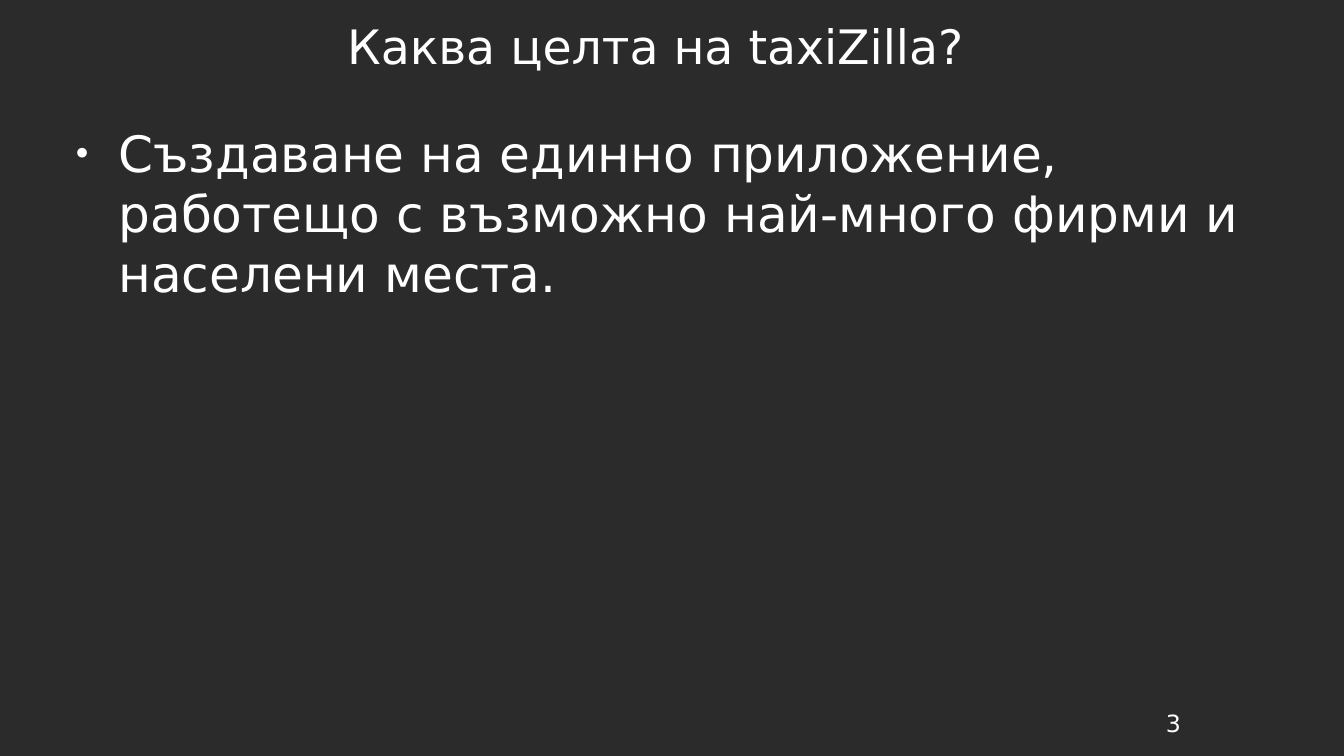
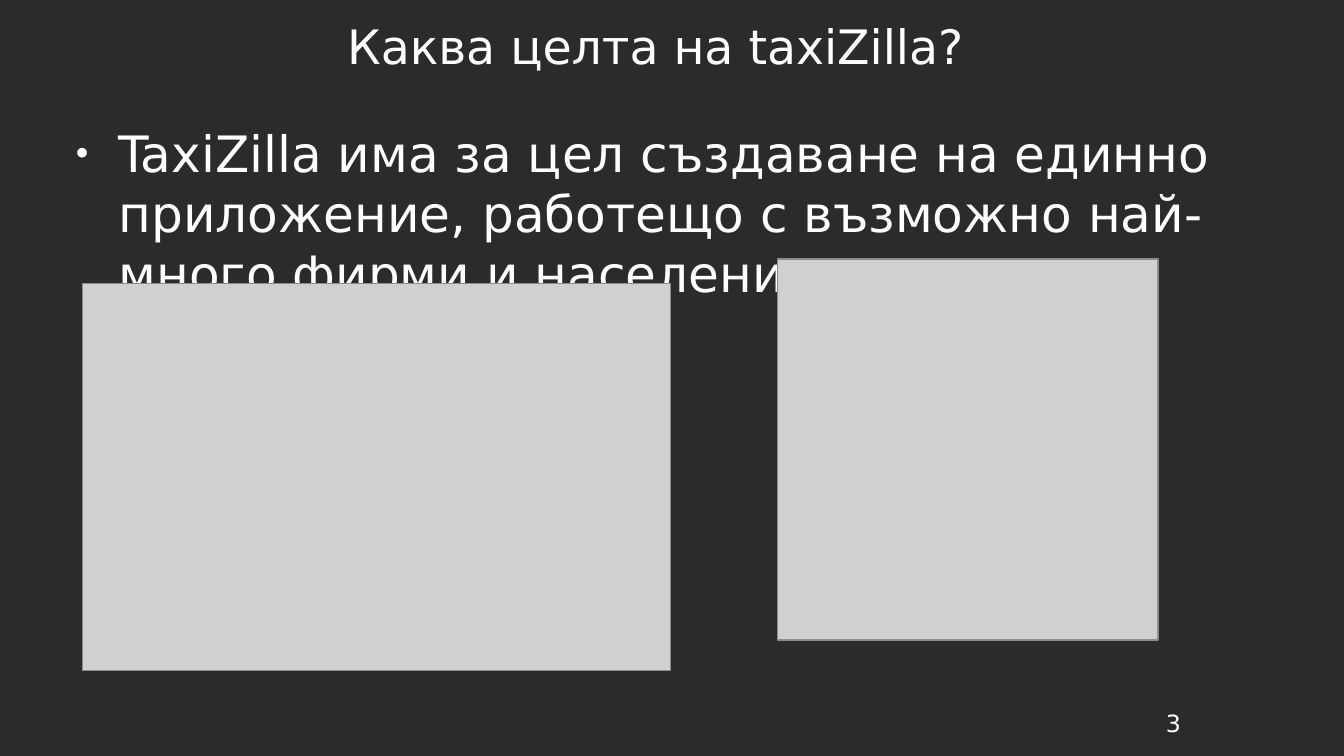
Before and after one commit to delyan-boychev/taxiZilla, a slide deck: slide 3 of documents/taxiZilla-Presentation.odp. Drawn at 1344x756 pixels with LibreOffice and Linux fonts; fonts in the diff are those of the drawing; grey boxes stand for pictures; background and template pictures are left out; a plain dark background stands for a picture behind light text. Boxes give left, top, right and bottom in pixels: in the first picture for what was removed or moved away, otherwise in the second. Text is boxed around its words. In the diff, an @@ line names an element or a change of style, - is before the commit and + after.

Commit message:
End of day 04.02.2021

```diff
--- a/documents/taxiZilla-Presentation.odp
+++ b/documents/taxiZilla-Presentation.odp
@@ text at (119,134,1209,303): text changed @@
-● Създаване на единно приложение, работещо с възможно най-много фирми и населени места.
+● TaxiZilla има за цел създаване на единно приложение, работещо с възможно най-много фирми и населени места.
@@ picture added at (778,260,1159,640) @@
@@ picture added at (83,284,671,671) @@
```
Also in this commit, not shown: 2 other slides changed.
